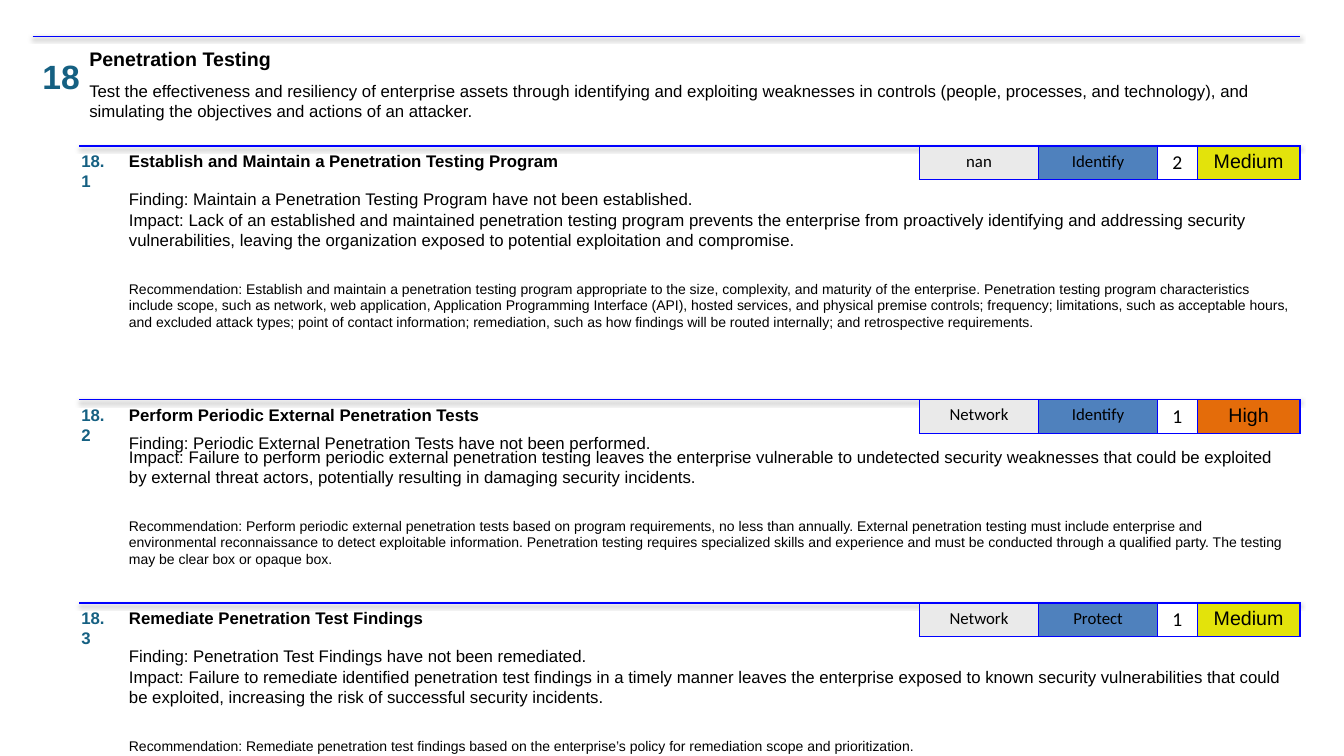
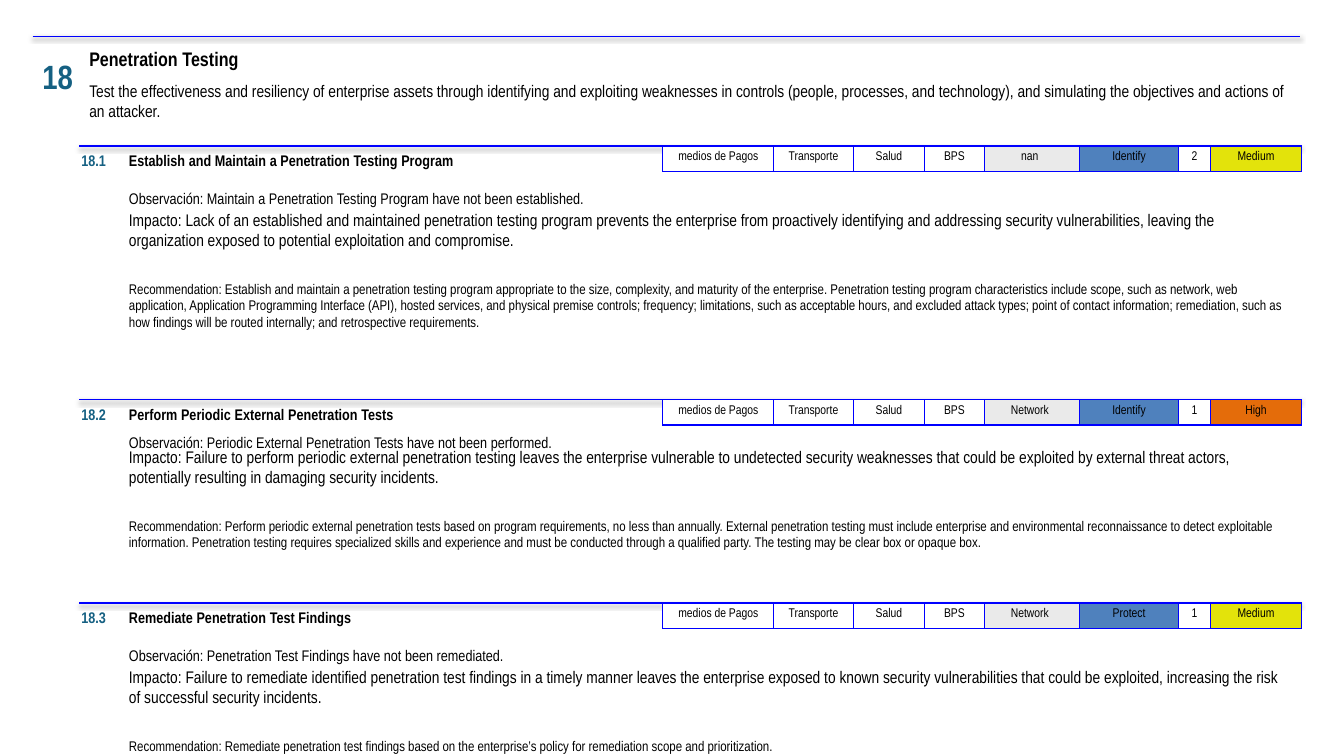
Before and after one commit to lablanco/PowerPointAutomation, a slide deck: slide 50 of ppts/0001_SUMMARY.pptx (slide 49 before the commit). Drawn at 1344x756 pixels with LibreOffice and Linux fonts; fonts in the diff are those of the drawing. Boxes give left, top, right and bottom in pixels: in the first picture for what was removed or moved away, otherwise in the second. Text is boxed around its words. In the diff, an @@ line names an element or a change of style, - is before the commit and + after.

```diff
--- a/ppts/0001_SUMMARY.pptx
+++ b/ppts/0001_SUMMARY.pptx
@@ table added at [662, 146, 984, 167], 1 rows, 4 columns @@
+medios de Pagos | Transporte | Salud | BPS
@@ table at [980, 146, 1301, 167] @@
@@ size 12 to 9 pt in "nan", "Identify" @@
@@ font Calibri to Arial Narrow in "nan", "Identify", "2" @@
@@ size 14 to 9 pt in "2", "Medium" @@
@@ font Arial to Arial Narrow in "Medium" @@
@@ table: place and size @@
-table at [920, 146, 1300, 177]
+table at [980, 146, 1301, 167]
@@ text at [129, 192, 584, 207]: text changed; size 12 to 11 pt; font Arial to Arial Narrow @@
-Finding: Maintain a Penetration Testing Program have not been established.
+Observación: Maintain a Penetration Testing Program have not been established.
@@ text at [129, 214, 1214, 250]: text changed; font Arial to Arial Narrow @@
-Impact: Lack of an established and maintained penetration testing program prevents the enterprise from proactively identifying and addressing security vulnerabilities, leaving the organization exposed to potential exploitation and compromise.
+Impacto: Lack of an established and maintained penetration testing program prevents the enterprise from proactively identifying and addressing security vulnerabilities, leaving the organization exposed to potential exploitation and compromise.
@@ table added at [662, 400, 984, 420], 1 rows, 4 columns @@
+medios de Pagos | Transporte | Salud | BPS
@@ table at [980, 400, 1301, 420] @@
@@ size 12 to 9 pt in "Network", "Identify" @@
@@ font Calibri to Arial Narrow in "Network", "Identify", "1" @@
@@ size 14 to 9 pt in "1", "High" @@
@@ font Arial to Arial Narrow in "High" @@
@@ table: place and size @@
-table at [920, 400, 1300, 432]
+table at [980, 400, 1301, 420]
@@ text at [129, 449, 1229, 487]: text changed; font Arial to Arial Narrow @@
-Impact: Failure to perform periodic external penetration testing leaves the enterprise vulnerable to undetected security weaknesses that could be exploited by external threat actors, potentially resulting in damaging security incidents.
+Impacto: Failure to perform periodic external penetration testing leaves the enterprise vulnerable to undetected security weaknesses that could be exploited by external threat actors, potentially resulting in damaging security incidents.
@@ text at [129, 436, 552, 451]: text changed; size 12 to 11 pt; font Arial to Arial Narrow @@
-Finding: Periodic External Penetration Tests have not been performed.
+Observación: Periodic External Penetration Tests have not been performed.
@@ size 12 to 11 pt, font Arial to Arial Narrow in 6 elements at [81, 155, 106, 166], [129, 155, 453, 169], [81, 409, 106, 420], [129, 409, 393, 420], [81, 612, 106, 623], [129, 612, 351, 626] @@
@@ table added at [662, 603, 984, 624], 1 rows, 4 columns @@
+medios de Pagos | Transporte | Salud | BPS
@@ table at [980, 603, 1301, 623] @@
@@ size 12 to 9 pt in "Network", "Protect" @@
@@ font Calibri to Arial Narrow in "Network", "Protect", "1" @@
@@ size 14 to 9 pt in "1", "Medium" @@
@@ font Arial to Arial Narrow in "Medium" @@
@@ table: place and size @@
-table at [920, 603, 1300, 634]
+table at [980, 603, 1301, 623]
@@ text at [129, 649, 504, 664]: text changed; size 12 to 11 pt; font Arial to Arial Narrow @@
-Finding: Penetration Test Findings have not been remediated.
+Observación: Penetration Test Findings have not been remediated.
@@ text at [129, 671, 1277, 707]: text changed; font Arial to Arial Narrow @@
-Impact: Failure to remediate identified penetration test findings in a timely manner leaves the enterprise exposed to known security vulnerabilities that could be exploited, increasing the risk of successful security incidents.
+Impacto: Failure to remediate identified penetration test findings in a timely manner leaves the enterprise exposed to known security vulnerabilities that could be exploited, increasing the risk of successful security incidents.
@@ font Arial to Arial Narrow in 6 elements at [42, 65, 73, 90], [89, 51, 238, 70], [89, 85, 1283, 117], [129, 284, 1281, 330], [129, 521, 1273, 550], [129, 741, 773, 754] @@
```
Also in this commit, not shown: 48 other slides changed, 1 slide added, 3 other files.
